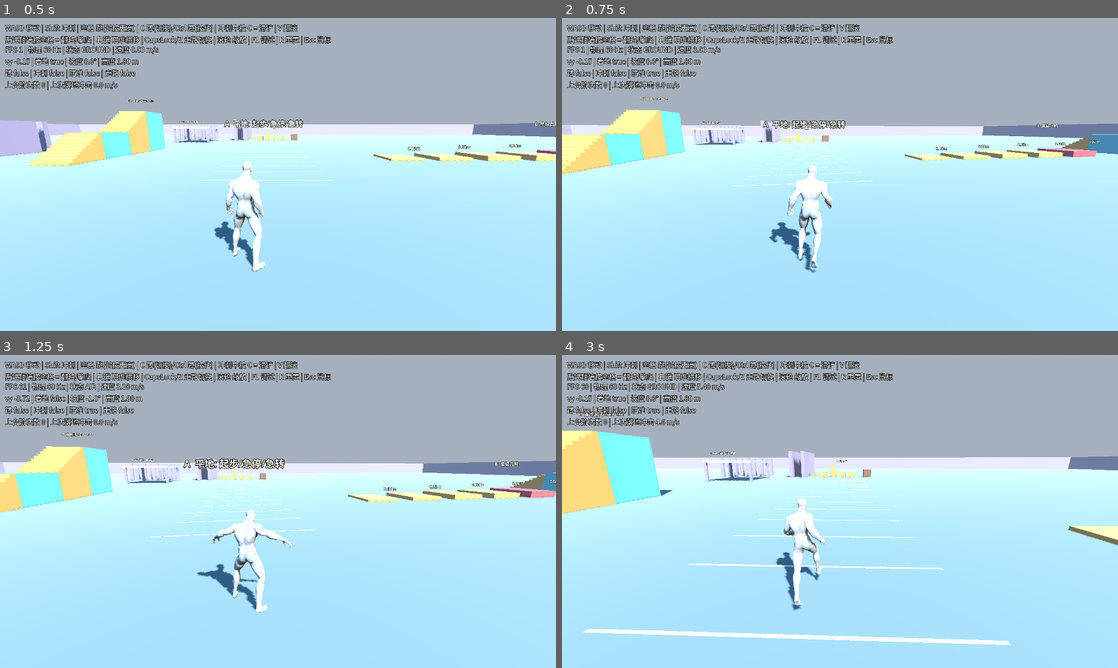
Above: before the commit, frames 1-4 (two rows, left to right).
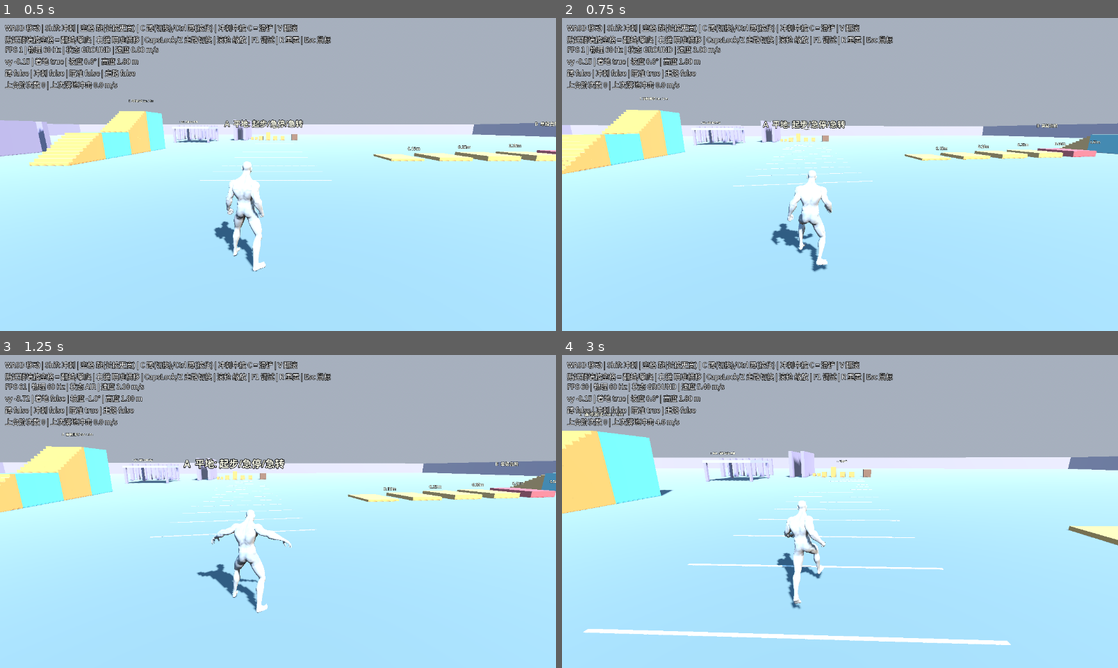
Above: after the commit, the same moments.

Repository: jamesbot2/godot-third-person-demo
Game: Godot game, scene res://scenes/main.tscn
Two runs of this game, one before a commit and one after it. Both use one fixed random seed, a clock stepped at 60 frames per second and the inputs below.
Inputs (mouse positions are in pixels of both pictures, inside the frame that each line leads up to):
- Up to frame 1 (0.5 s): no input
- Up to frame 2 (0.75 s): move the mouse to (867, 174) at 0.52 s; hold W (move_forward) from 0.53 s (still down); hold Right mouse button (aim) from 0.53 s (still down); click (867, 174) at 0.67 s
- Up to frame 3 (1.25 s): keep holding W (move_forward); keep holding Right mouse button (aim); tap Space (jump) at 0.77 s; tap V (roll) at 0.8 s
- Up to frame 4 (3 s): keep holding W (move_forward); move the mouse to (812, 511) at 1.27 s; release Right mouse button (aim) at 1.28 s; tap V (roll) at 1.35 s; tap Space (jump) at 1.52 s; tap Shift (sprint) at 1.55 s; move the mouse to (851, 505) at 2.02 s; hold Shift (sprint) 2.03-2.78 s; right-click (851, 505) at 2.3 s; move the mouse to (834, 517) at 2.77 s; right-click (834, 517) at 2.85 s; click (834, 517) at 2.92 s

Frame 1 is identical in both runs. In frame 2, 1.2% of the frame differs, in the area x 37-49%, y 46-82%; in frame 3, 0.1%; in frame 4, 0.5%.

Commit message:
anim: re-pose aimed forward/backpedal from the clip like StrafeGait (clip slip 34%/37% -> ~0), shorter quicker backpedal steps; gate clip slip for all six aim directions; showcase aim_fwd shot, round6 dir

Diff:
--- a/scripts/player/character_animator.gd
+++ b/scripts/player/character_animator.gd
@@ -99,6 +99,10 @@
 @export var strafe_stride := 1.6
 ## Distance per cycle of the authored diagonal clips (m).
 @export var diag_stride := 2.0
+## aimed backpedal stride vs the forward-gait table stride at its speed
+## (round 6: shorter, quicker backward steps; the re-posed aim_bwd sweeps
+## exactly this stride)
+@export var backpedal_stride_scale := 0.7
 @export var backward_enter_deg := 115.0
 @export var backward_exit_deg := 95.0
 
@@ -371,8 +375,8 @@
 	var gf := _solve_gait(vf * 2.0 / _cadence(vf), 0.0)
 	var gb := _solve_gait(vb * 2.0 / _cadence(vb), 0.0)
 	_aim_stride_f = _stride_at(gf, 0.0)
-	_aim_stride_b = _stride_at(gb, 0.0)
-	StrafeGait.build(skeleton, clip_library(), gf, gb, strafe_stride, diag_stride, unit)
+	_aim_stride_b = _stride_at(gb, 0.0) * backpedal_stride_scale
+	StrafeGait.build(skeleton, clip_library(), gf, gb, strafe_stride, diag_stride, unit, _aim_stride_f, _aim_stride_b)
 	has_aim_set = true
 
 
--- a/scripts/player/strafe_gait.gd
+++ b/scripts/player/strafe_gait.gd
@@ -40,6 +40,24 @@
 const NARROW := 0.6
 ## max hip->ankle reach as a fraction of the straight leg
 const REACH := 0.965
+## round 6 re-posed aim_fwd / aim_bwd (see build): stance fraction, swing
+## lift (m), stance width scale, stance centre offset along the movement (m;
+## the backpedal plants a little behind the body so the swing knee does not
+## reach forward)
+const FB_DUTY := 0.42
+const FB_DUTY_B := 0.38
+const FB_LIFT_F := 0.16
+const FB_LIFT_B := 0.08
+const FB_NARROW := 0.75
+const FB_C_F := 0.0
+const FB_C_B := 0.0
+## swing end tangents vs the stance velocity (less overshoot than strafe)
+const FB_TAN := 0.35
+## swing lift timing (peak at s = 0.5^(1/skew)): the forward swing lifts
+## early (heel recovery behind the body), the backpedal swing late (the foot
+## stays low while it is in front, lifts behind)
+const FB_SKEW_F := 0.7
+const FB_SKEW_B := 2.5
 
 
 static func _track_map(skel: Skeleton3D, anim: Animation) -> Dictionary:
@@ -177,7 +195,8 @@
 ## in skeleton units, `unit` = metres per skeleton unit. Each stance foot
 ## moves along -dir at one stride per cycle; with a lateral component the
 ## trailing foot crosses in front (cross-step), scaled by |dir.x|.
-static func dir_frames(skel: Skeleton3D, base: Array, idle_loc: Array, dvec: Vector3, stride: float, unit: float) -> Array:
+static func dir_frames(skel: Skeleton3D, base: Array, idle_loc: Array, dvec: Vector3, stride: float, unit: float,
+		duty := DUTY, lift := LIFT, narrow := NARROW, c_off := 0.0, tan := 1.0, stagger := true, skew := 1.0) -> Array:
 	var b_pel := skel.find_bone("pelvis")
 	var ig := _fk(skel, idle_loc)
 	var legs := {}
@@ -185,7 +204,7 @@
 		legs[sd] = {"h": skel.find_bone("thigh_" + sd), "k": skel.find_bone("calf_" + sd),
 			"a": skel.find_bone("foot_" + sd), "ball": skel.find_bone("ball_" + sd)}
 	var cross := absf(dvec.x)
-	var sweep := stride * DUTY
+	var sweep := stride * duty
 	var n := base.size()
 	# pass 1: ankle targets + needed pelvis drop
 	var tg := []
@@ -201,26 +220,26 @@
 			var ip: Vector3 = (ig[L["a"]] as Transform3D).origin
 			var ya := ip.y
 			ip.y = 0.0
-			var c := ip.dot(dvec) * NARROW
-			var perp := (ip - dvec * ip.dot(dvec)) * NARROW
+			var c := (ip.dot(dvec) * narrow if stagger else 0.0) + c_off / unit
+			var perp := (ip - dvec * ip.dot(dvec)) * narrow
 			var trail := c < 0.0
 			var p := fposmod(u - (0.0 if sd == "l" else 0.5), 1.0)
 			var lat: float
 			var h := 0.0
 			var bul := 0.0
-			if p < DUTY:
-				lat = c + sweep * 0.5 - sweep * (p / DUTY)
+			if p < duty:
+				lat = c + sweep * 0.5 - sweep * (p / duty)
 			else:
-				var s := (p - DUTY) / (1.0 - DUTY)
+				var s := (p - duty) / (1.0 - duty)
 				# cubic Hermite with the stance velocity at both ends: no
 				# velocity step at lift-off / touchdown (the foot keeps
 				# moving back for a moment, then whips across)
-				var m := -sweep / DUTY * (1.0 - DUTY)
+				var m := -sweep / duty * (1.0 - duty) * tan
 				var s2 := s * s
 				var s3 := s2 * s
 				lat = (2.0 * s3 - 3.0 * s2 + 1.0) * (c - sweep * 0.5) + (s3 - 2.0 * s2 + s) * m \
 					+ (-2.0 * s3 + 3.0 * s2) * (c + sweep * 0.5) + (s3 - s2) * m
-				h = LIFT / unit * pow(sin(PI * s), 0.6)   # quick lift-off / set-down
+				h = lift / unit * pow(sin(PI * pow(s, skew)), 0.6)   # quick lift-off / set-down
 				bul = (BULGE_TRAIL if trail else BULGE_LEAD) / unit * sin(PI * s) * cross
 			var zoff := (Z_TRAIL if trail else Z_LEAD) / unit * cross + bul
 			var tgt := dvec * lat + perp + Vector3(0, ya + h, zoff)
@@ -281,8 +300,9 @@
 
 ## Builds the aim set (POINTS) into `lib` (no-op if present). g_f / g_b:
 ## walk..jog gait weights for the aim forward / backpedal speed;
-## side_m / diag_m: authored strides (m per cycle).
-static func build(skel: Skeleton3D, lib: AnimationLibrary, g_f: float, g_b: float, side_m: float, diag_m: float, unit: float) -> void:
+## side_m / diag_m: authored strides (m per cycle); f_m / b_m: the aim
+## forward / backpedal strides (m per cycle) the re-posed aim_fwd / aim_bwd sweep.
+static func build(skel: Skeleton3D, lib: AnimationLibrary, g_f: float, g_b: float, side_m: float, diag_m: float, unit: float, f_m: float = 2.0, b_m: float = 2.0) -> void:
 	if lib.has_animation("strafe_r"):
 		return
 	var walk := lib.get_animation("walk")
@@ -290,8 +310,15 @@
 	var bwd := aligned(skel, lib.get_animation("walk_bwd"), lib.get_animation("jog_bwd"), g_b, false)
 	var idle := lib.get_animation("idle")
 	var idle_loc := _locals(skel, idle, _track_map(skel, idle), 0.0)
-	lib.add_animation("aim_fwd", to_anim(skel, fwd, walk))
-	lib.add_animation("aim_bwd", to_anim(skel, bwd, walk))
+	if OS.get_environment("AIM_FB_RAW") == "1":
+		lib.add_animation("aim_fwd", to_anim(skel, fwd, walk))
+		lib.add_animation("aim_bwd", to_anim(skel, bwd, walk))
+	else:
+		# round 6: re-posed at the source like the strafe set (upper body,
+		# arms, pelvis = the CC0 blend; legs re-solved, stance foot sweeps
+		# exactly one stride per cycle -> no clip slip by construction)
+		lib.add_animation("aim_fwd", to_anim(skel, dir_frames(skel, fwd, idle_loc, Vector3(0, 0, 1), f_m / unit, unit, FB_DUTY, FB_LIFT_F, FB_NARROW, FB_C_F, FB_TAN, false, FB_SKEW_F), walk))
+		lib.add_animation("aim_bwd", to_anim(skel, dir_frames(skel, bwd, idle_loc, Vector3(0, 0, -1), b_m / unit, unit, FB_DUTY_B, FB_LIFT_B, FB_NARROW, FB_C_B, FB_TAN, false, FB_SKEW_B), walk))
 	for pt in POINTS:
 		var nm: String = pt[0]
 		if lib.has_animation(nm):
--- a/tests/run_tests.gd
+++ b/tests/run_tests.gd
@@ -1350,7 +1350,7 @@
 			# regression to the raw clip, not a full redesign.
 			check("anim_backpedal_gait", res["knee_lead"] < 0.33, "max swing knee lead ahead of hips=%.2f m (raw reversed forward clip 0.36)" % res["knee_lead"])
 		var aim_set: bool = _anim.has_aim_set
-		var authored: bool = aim_set and spec[0] in ["strafe_left", "strafe_right", "diag_fl", "diag_br"]
+		var authored: bool = aim_set and spec[0] in ["aim_fwd", "strafe_left", "strafe_right", "backpedal", "diag_fl", "diag_br"]
 		var is_strafe: bool = spec[0] in ["strafe_left", "strafe_right"]
 		metric("anim_%s_warp_deg" % spec[0], res["warp"])
 		if is_strafe:
--- a/tools/showcase.gd
+++ b/tools/showcase.gd
@@ -23,7 +23,7 @@
 var pc: PlayerController
 var rig: CameraRig
 var anim: Node
-var shots_dir := "/workspace/acceptance/round5"
+var shots_dir := "/workspace/acceptance/round6"
 var only: PackedStringArray = []
 var move_world := Vector3.ZERO   # desired world-space move direction (re-mapped every frame)
 var orbit_rate := 0.0            # camera yaw rad/s
@@ -292,6 +292,9 @@
 		move_world = Vector3(0, 0, 1)
 		await frames(1.0); await shot("backpedal_side")
 		await closeup("backpedal_feet", Vector3(2.3, 0.4, 0.0), 0.35)
+		move_world = Vector3(0, 0, -1)
+		await frames(1.0); await shot("aim_fwd_side")
+		await closeup("aim_fwd_feet", Vector3(2.3, 0.4, 0.0), 0.35)
 		move_world = Vector3(1, 0, -1)
 		await frames(0.8); await shot("strafe_diag_side")
 		await closeup("diag_feet", Vector3(2.3, 0.4, 0.0), 0.35)
